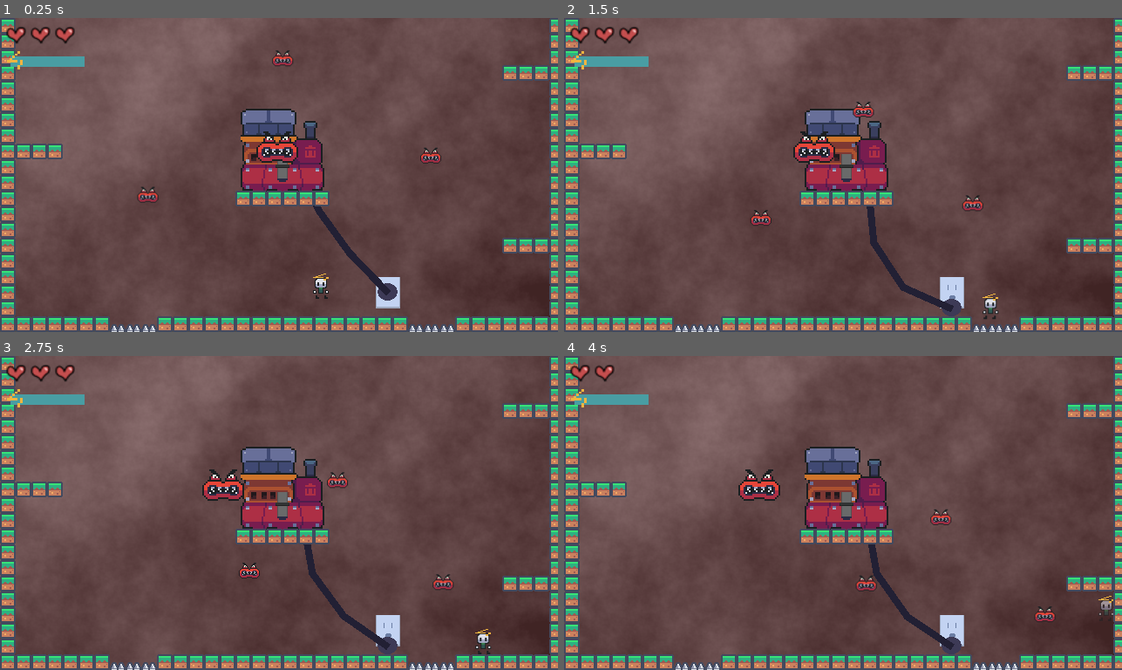
Above: before the commit, frames 1-4 (two rows, left to right).
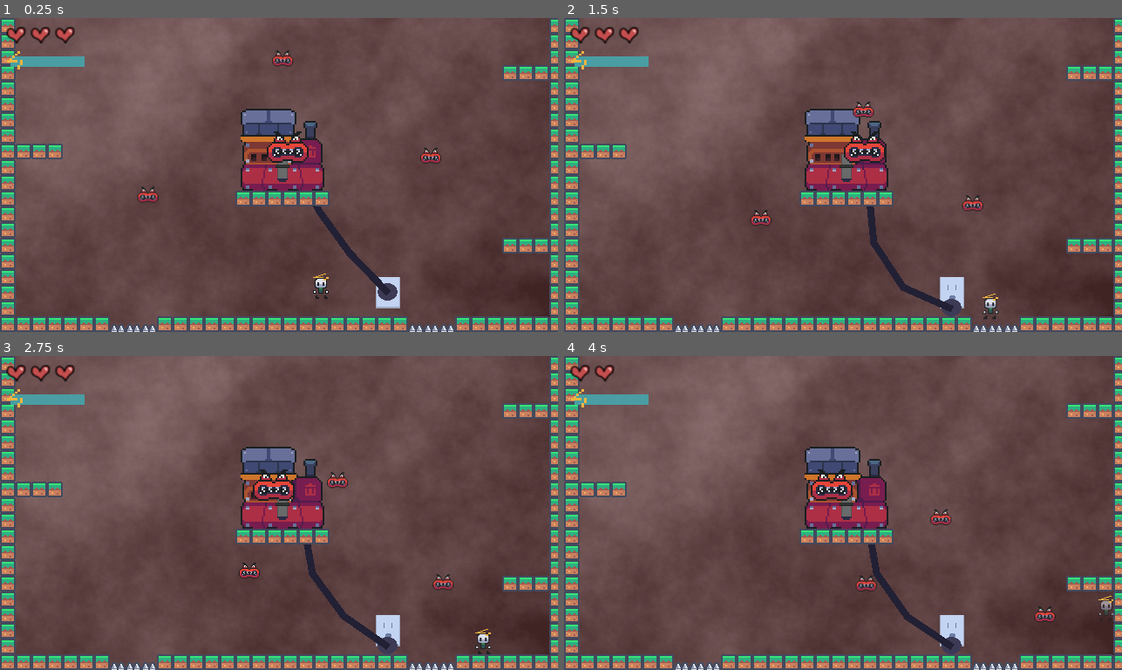
Above: after the commit, the same moments.

Repository: snootyjerk/Boss-Rush-Jam
Game: Godot game, scene res://main.tscn
Two runs of this game, one before a commit and one after it. Both use one fixed random seed, a clock stepped at 60 frames per second and the inputs below.
Inputs:
- Up to frame 1 (0.25 s): no input
- Up to frame 2 (1.5 s): hold Right (right) from 0.53 s (still down); tap Space (jump) at 0.77 s
- Up to frame 3 (2.75 s): tap Space (jump) at 1.52 s; release Right (right) at 2.03 s; hold Left (left) from 2.03 s (still down)
- Up to frame 4 (4 s): release Left (left) at 2.78 s; hold Right (right) from 2.78 s (still down); tap Space (jump) at 3.02, 3.77 s

The runs differ from the first frame. In frame 1, 0.6% of the frame differs, in the area x 45-56%, y 36-47%; in frame 2, 1.0%; in frame 3, 1.0%; in frame 4, 1.1%, in the area x 31-52%, y 36-47%.

Commit message:
Fixed vacuum head attack
The boss's head will lunge for the player if he gets in range. Includes a delay before attacking, cooldown period, and idle movement when player is out of range

Diff:
--- a/Bosses/boss_test.tscn
+++ b/Bosses/boss_test.tscn
@@ -42,7 +42,7 @@
 
 [node name="HeadCharacter2D" type="CharacterBody2D" parent="."]
 position = Vector2(0, 1)
-collision_layer = 128
+collision_layer = 32
 collision_mask = 0
 motion_mode = 1
 script = ExtResource("4_ty75v")
--- a/Bosses/head_character_2d.gd
+++ b/Bosses/head_character_2d.gd
@@ -5,16 +5,16 @@
 @export var _strike_speed: float = 250
 @export var _tether_length: float = 100
 
-@export var _idle_timer_max = 10
+@export var _idle_timer_max = 70
 var _idle_timer = _idle_timer_max
 
-@export var _pause_timer_max = 70
+@export var _pause_timer_max = 20
 var _pause_timer = _pause_timer_max
 
 @export var _recover_timer_max = 100
 var _recover_timer = _recover_timer_max
 
-var _tether_point = global_position
+@onready var _tether_point = global_position
 var _target_direction = Vector2(1,0)
 enum _states {IDLE,PAUSE,STRIKE,RECOVER}
 #Idle: move back and forth, waiting for player to come in range.
@@ -29,17 +29,20 @@
 	match _current_state:
 
 		_states.IDLE:
-			velocity = -_target_direction * _idle_speed
+			velocity = _target_direction * _idle_speed
 			_idle_timer -= 1
-			if _idle_timer <= 0 and _get_player_in_range():
+			if _get_player_in_range():
 				_idle_timer = _idle_timer_max
 				_update_state(_states.PAUSE)
 				_target_direction = global_position.direction_to(Main.node.player_position)
 			elif _idle_timer <= 0:
 				_idle_timer = _idle_timer_max
-			if position.distance_to(_tether_point) > _tether_length:
-				position = _tether_point
-				print(position.distance_to(_tether_point))
+				_target_direction = global_position.direction_to(_tether_point)
+			if global_position.distance_to(_tether_point) > _tether_length:
+				_target_direction = global_position.direction_to(_tether_point)
+				print("too far")
+				print(global_position.distance_to(_tether_point))
+				print(_tether_point)
 
 		_states.PAUSE:
 			_pause_timer -= 1
@@ -51,7 +54,7 @@
 		_states.STRIKE:
 			velocity = _target_direction * _strike_speed
 			if global_position.distance_to(_tether_point) > _tether_length:
-				_target_direction = _tether_point
+				_target_direction = global_position.direction_to(_tether_point)
 				_update_state(_states.RECOVER)
 
 		_states.RECOVER:
@@ -61,7 +64,6 @@
 				_recover_timer = _recover_timer_max
 				_update_state(_states.IDLE)
 
-	var direction = global_position.direction_to(Main.node.player_position)
 	move_and_slide()
 
 func _get_player_in_range() -> bool:
